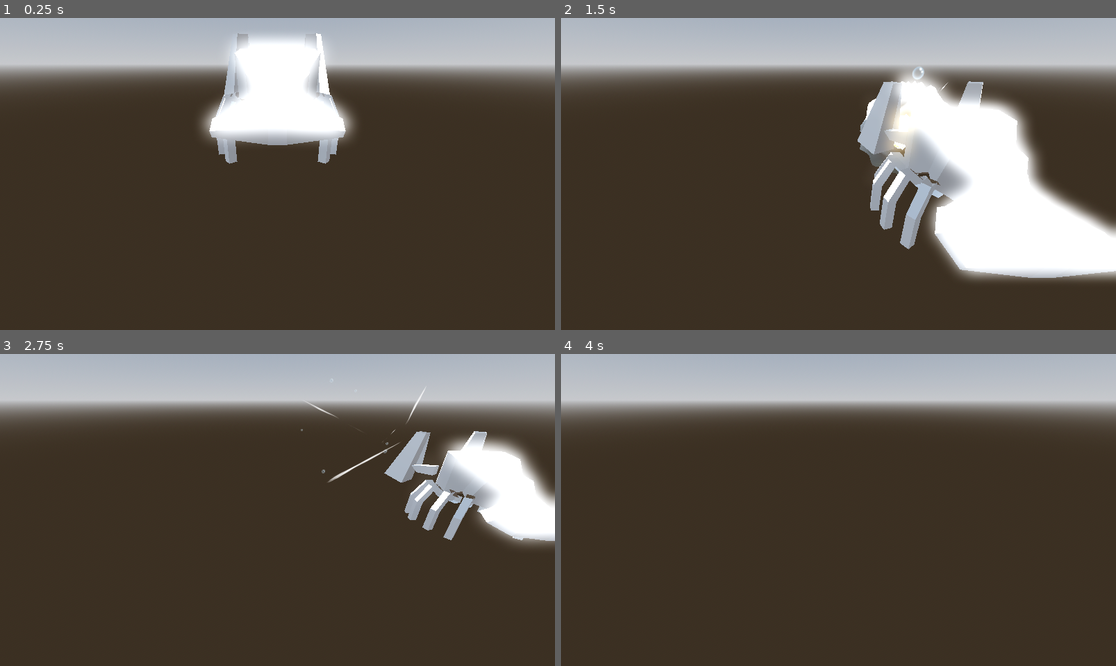
Above: before the commit, frames 1-4 (two rows, left to right).
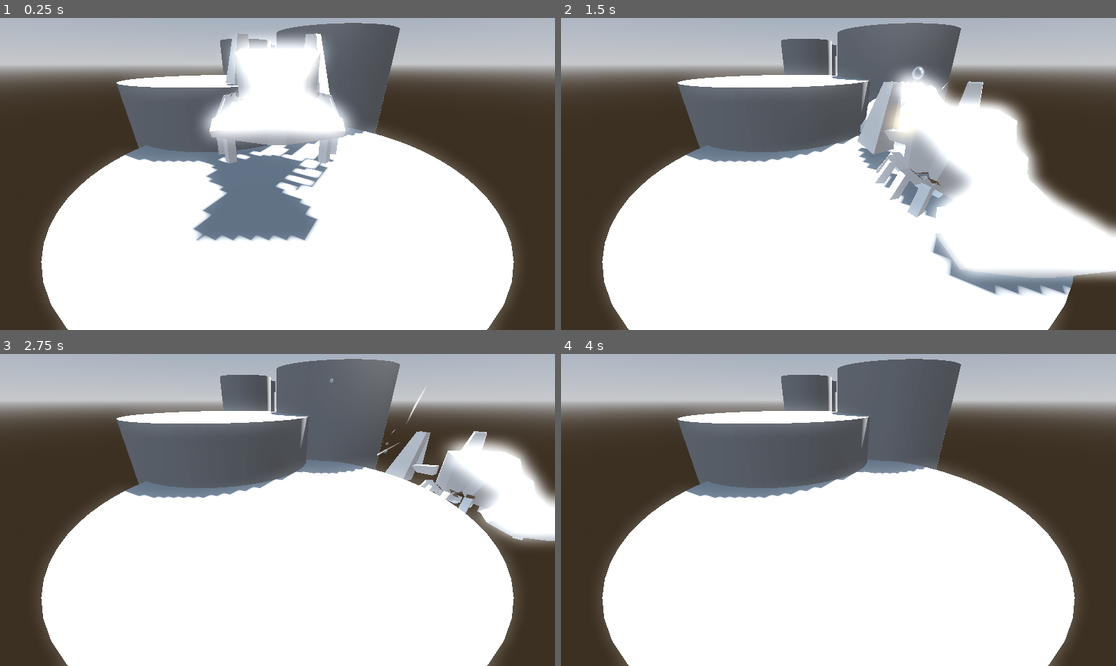
Above: after the commit, the same moments.

Repository: fazilhus/mantis-crab
Game: Godot game, scene res://scenes/game.tscn
Two runs of this game, one before a commit and one after it. Both use one fixed random seed, a clock stepped at 60 frames per second and the inputs below.
Inputs:
- Up to frame 1 (0.25 s): no input
- Up to frame 2 (1.5 s): tap Enter (ui_accept) at 0.5, 0.77 s; hold D (Right) 0.53-1.28 s; tap Space (Grab) at 0.6, 1.35 s; hold S (Backward) from 1.28 s (still down)
- Up to frame 3 (2.75 s): tap Enter (ui_accept) at 1.52, 2 s; release S (Backward) at 2.03 s; hold D (Right) from 2.03 s (still down); tap Space (Grab) at 2.1 s
- Up to frame 4 (4 s): release D (Right) at 2.78 s; hold W (Forward) 2.78-3.53 s; tap Space (Grab) at 2.85, 3.6 s; tap Enter (ui_accept) at 3.02, 3.5, 3.77 s; hold A (Left) from 3.53 s (still down)

The runs differ from the first frame. In frame 1, 54% of the frame differs, in the area x 7-93%, y 1-100%; in frame 2, 48%; in frame 3, 60%; in frame 4, 61%.

Commit message:
Level Started
Man if this shit brakes my bad

Diff:
--- a/scenes/level.tscn
+++ b/scenes/level.tscn
@@ -15,6 +15,34 @@
 sky = SubResource("Sky_pwmg4")
 tonemap_mode = 2
 glow_enabled = true
+
+[sub_resource type="CylinderMesh" id="CylinderMesh_h03k2"]
+top_radius = 2.5
+bottom_radius = 2.5
+height = 10.0
+
+[sub_resource type="ConvexPolygonShape3D" id="ConvexPolygonShape3D_0dbhq"]
+
+[sub_resource type="CylinderMesh" id="CylinderMesh_ej16s"]
+top_radius = 2.0
+bottom_radius = 2.0
+height = 10.0
+
+[sub_resource type="ConvexPolygonShape3D" id="ConvexPolygonShape3D_7wkgg"]
+
+[sub_resource type="CylinderMesh" id="CylinderMesh_jsd1f"]
+top_radius = 1.5
+bottom_radius = 1.5
+height = 10.0
+
+[sub_resource type="ConvexPolygonShape3D" id="ConvexPolygonShape3D_quemm"]
+
+[sub_resource type="CylinderMesh" id="CylinderMesh_enioa"]
+top_radius = 1.5
+bottom_radius = 1.5
+height = 10.0
+
+[sub_resource type="ConvexPolygonShape3D" id="ConvexPolygonShape3D_lm0lk"]
 
 [node name="Level" type="Node3D"]
 script = ExtResource("1_s1i0l")
@@ -34,3 +62,95 @@
 
 [node name="Camera3D" type="Camera3D" parent="."]
 transform = Transform3D(1, 0, 0, 0, 0.879748, 0.47544, 0, -0.47544, 0.879748, 0, 1.30001, 2.79386)
+
+[node name="First" type="Node" parent="."]
+
+[node name="Checkpoint" type="Node3D" parent="First"]
+transform = Transform3D(1, 0, 0, 0, 1, 0, 0, 0, 1, 0, -5, 0)
+
+[node name="MeshInstance3D" type="MeshInstance3D" parent="First/Checkpoint"]
+mesh = SubResource("CylinderMesh_h03k2")
+
+[node name="StaticBody3D" type="StaticBody3D" parent="First/Checkpoint/MeshInstance3D"]
+
+[node name="CollisionShape3D" type="CollisionShape3D" parent="First/Checkpoint/MeshInstance3D/StaticBody3D"]
+shape = SubResource("ConvexPolygonShape3D_0dbhq")
+
+[node name="Pillar2" type="Node3D" parent="First"]
+transform = Transform3D(1, 0, 0, 0, 1, 0, 0, 0, 1, -1.285, -4, -2.379)
+
+[node name="MeshInstance3D" type="MeshInstance3D" parent="First/Pillar2"]
+mesh = SubResource("CylinderMesh_ej16s")
+
+[node name="StaticBody3D" type="StaticBody3D" parent="First/Pillar2/MeshInstance3D"]
+
+[node name="CollisionShape3D" type="CollisionShape3D" parent="First/Pillar2/MeshInstance3D/StaticBody3D"]
+shape = SubResource("ConvexPolygonShape3D_7wkgg")
+
+[node name="Pillar3" type="Node3D" parent="First"]
+transform = Transform3D(1, 0, 0, 0, 1, 0, 0, 0, 1, 1.476, -3, -3.568)
+
+[node name="MeshInstance3D" type="MeshInstance3D" parent="First/Pillar3"]
+mesh = SubResource("CylinderMesh_jsd1f")
+
+[node name="StaticBody3D" type="StaticBody3D" parent="First/Pillar3/MeshInstance3D"]
+
+[node name="CollisionShape3D" type="CollisionShape3D" parent="First/Pillar3/MeshInstance3D/StaticBody3D"]
+shape = SubResource("ConvexPolygonShape3D_quemm")
+
+[node name="Pillar4" type="Node3D" parent="First"]
+transform = Transform3D(1, 0, 0, 0, 1, 0, 0, 0, 1, 1.476, -3, -8.49485)
+
+[node name="MeshInstance3D" type="MeshInstance3D" parent="First/Pillar4"]
+mesh = SubResource("CylinderMesh_enioa")
+
+[node name="StaticBody3D" type="StaticBody3D" parent="First/Pillar4/MeshInstance3D"]
+
+[node name="CollisionShape3D" type="CollisionShape3D" parent="First/Pillar4/MeshInstance3D/StaticBody3D"]
+shape = SubResource("ConvexPolygonShape3D_lm0lk")
+
+[node name="Checkpoint2" type="Node3D" parent="First"]
+transform = Transform3D(1, 0, 0, 0, 1, 0, 0, 0, 1, -1.91, -2.5, -11.692)
+
+[node name="MeshInstance3D" type="MeshInstance3D" parent="First/Checkpoint2"]
+mesh = SubResource("CylinderMesh_enioa")
+
+[node name="StaticBody3D" type="StaticBody3D" parent="First/Checkpoint2/MeshInstance3D"]
+
+[node name="CollisionShape3D" type="CollisionShape3D" parent="First/Checkpoint2/MeshInstance3D/StaticBody3D"]
+shape = SubResource("ConvexPolygonShape3D_lm0lk")
+
+[node name="Pillar6" type="Node3D" parent="First"]
+transform = Transform3D(1, 0, 0, 0, 1, 0, 0, 0, 1, -1.63679, -3.05673, -19.5327)
+
+[node name="MeshInstance3D" type="MeshInstance3D" parent="First/Pillar6"]
+mesh = SubResource("CylinderMesh_enioa")
+
+[node name="StaticBody3D" type="StaticBody3D" parent="First/Pillar6/MeshInstance3D"]
+
+[node name="CollisionShape3D" type="CollisionShape3D" parent="First/Pillar6/MeshInstance3D/StaticBody3D"]
+shape = SubResource("ConvexPolygonShape3D_lm0lk")
+
+[node name="Checkpoint3" type="Node3D" parent="First"]
+transform = Transform3D(1, 0, 0, 0, 1, 0, 0, 0, 1, -1.58536, -1.66796, -27.0248)
+
+[node name="MeshInstance3D" type="MeshInstance3D" parent="First/Checkpoint3"]
+transform = Transform3D(1, 0, 0, 0, 1, 0, 0, 0, 1, 0.00515556, 0, 0.0225143)
+mesh = SubResource("CylinderMesh_enioa")
+
+[node name="StaticBody3D" type="StaticBody3D" parent="First/Checkpoint3/MeshInstance3D"]
+
+[node name="CollisionShape3D" type="CollisionShape3D" parent="First/Checkpoint3/MeshInstance3D/StaticBody3D"]
+shape = SubResource("ConvexPolygonShape3D_lm0lk")
+
+[node name="Pillar8" type="Node3D" parent="First"]
+transform = Transform3D(1, 0, 0, 0, 1, 0, 0, 0, 1, -1.86483, -1.65721, -29.6974)
+
+[node name="MeshInstance3D" type="MeshInstance3D" parent="First/Pillar8"]
+transform = Transform3D(1, 0, 0, 0, 1, 0, 0, 0, 1, 0.00515556, 0, 0.0225143)
+mesh = SubResource("CylinderMesh_enioa")
+
+[node name="StaticBody3D" type="StaticBody3D" parent="First/Pillar8/MeshInstance3D"]
+
+[node name="CollisionShape3D" type="CollisionShape3D" parent="First/Pillar8/MeshInstance3D/StaticBody3D"]
+shape = SubResource("ConvexPolygonShape3D_lm0lk")
Not shown: 1 places in scenes/level.tscn that only renumber resources
